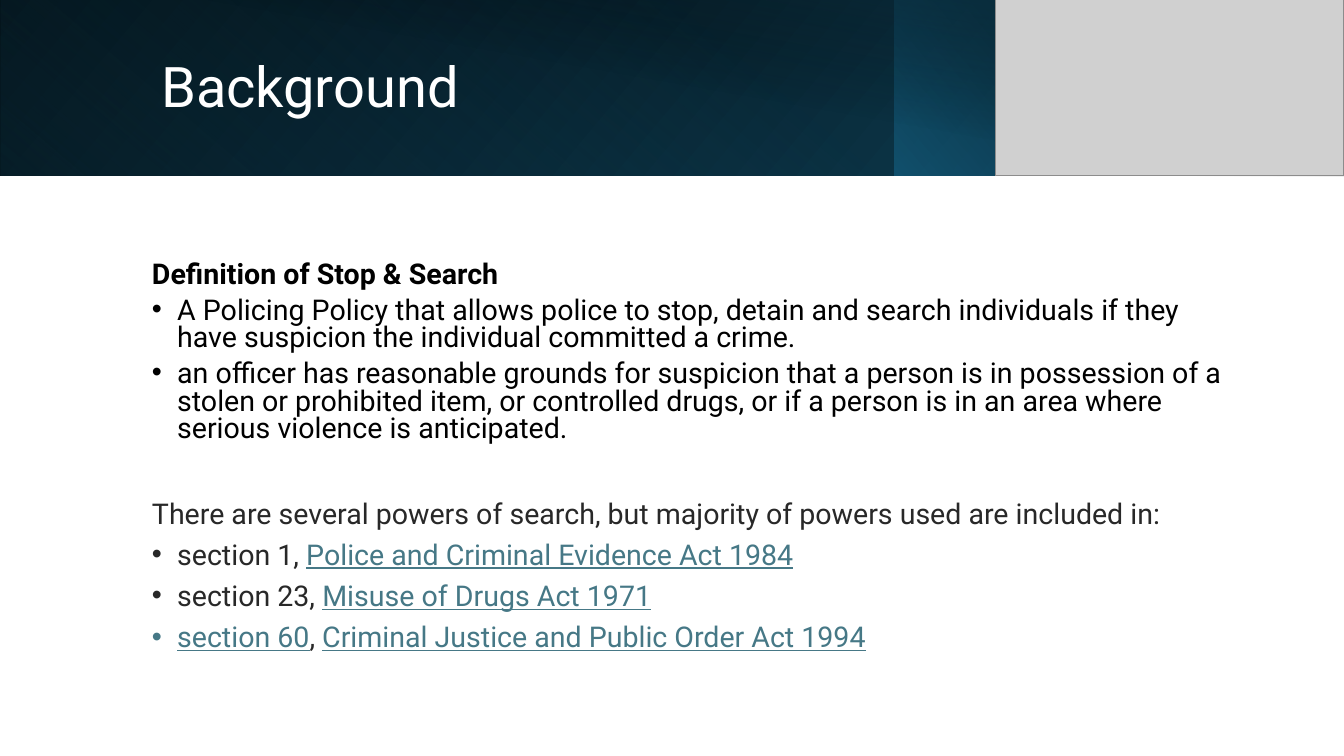
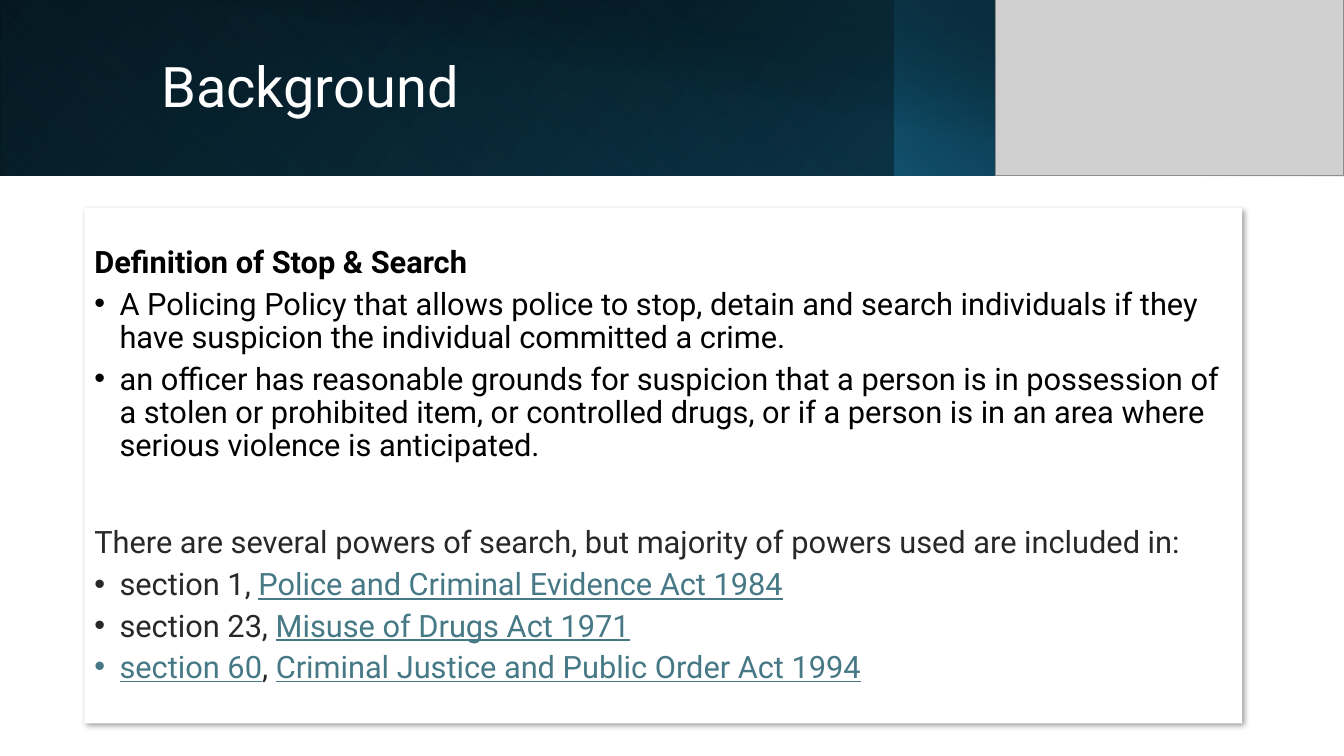
Before and after one commit to KofiBartonByfield/Dissertation, a slide deck: slide 2 of documents/The Price of Policing.pptx. Drawn at 1344x756 pixels with LibreOffice and Linux fonts; fonts in the diff are those of the drawing; grey boxes stand for pictures. Boxes give left, top, right and bottom in pixels: in the first picture for what was removed or moved away, otherwise in the second. Text is boxed around its words. In the diff, an @@ line names an element or a change of style, - is before the commit and + after.

```diff
--- a/documents/The Price of Policing.pptx
+++ b/documents/The Price of Policing.pptx
@@ text "Definition of Stop & Search": place and size @@
-text "Definition of Stop & Search" at (152, 298, 1221, 651)
+text "Definition of Stop & Search" at (85, 208, 1243, 724)
@@ text "Definition of Stop & Search" at (85, 208, 1243, 724): size 20.4 to 22 pt; line spacing 0.8 to 0.9; fill none to #FFFFFF; shadow on @@
```
Also in this commit, not shown: 4 other slides changed, 4 slides added, 5 other files.
